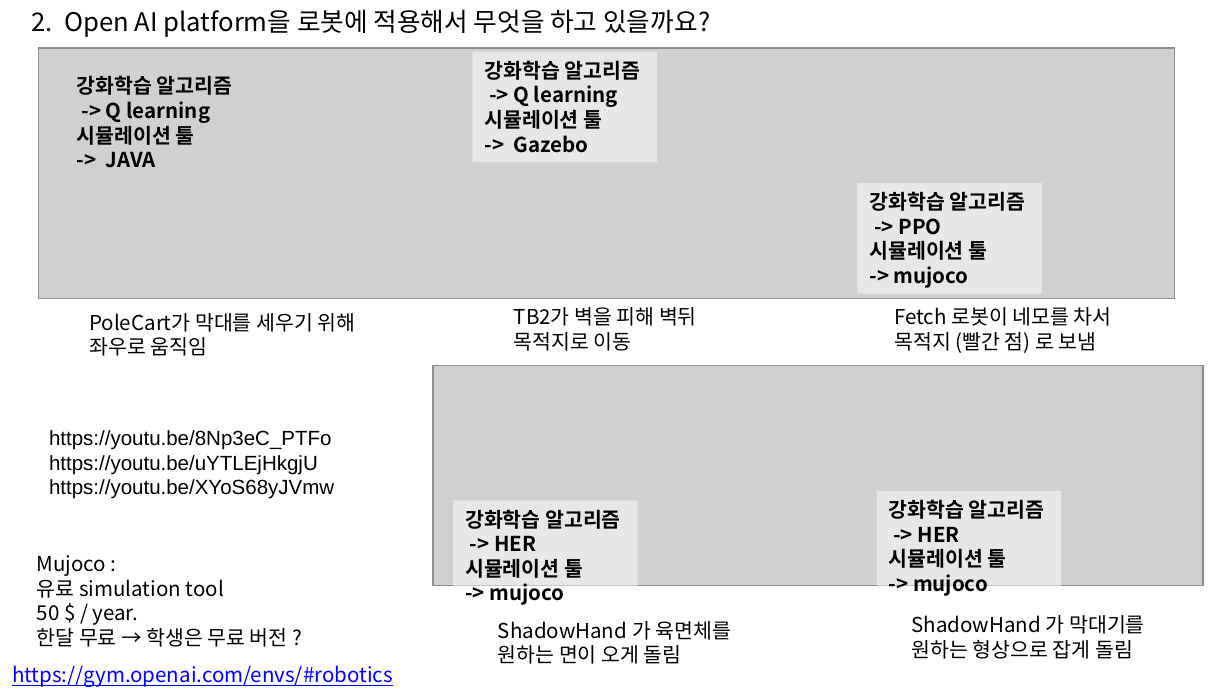
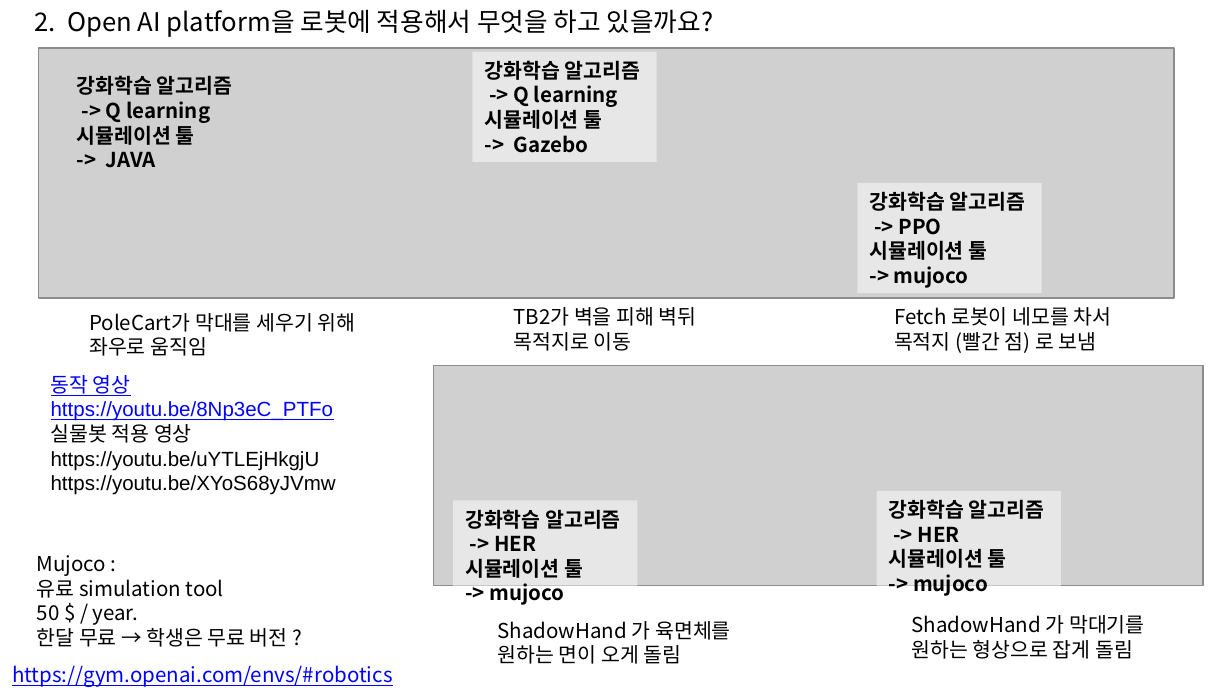
Before and after one commit to jeongam5785/documents, a slide deck: slide 5 of auturbo_2019_spring/auturbo_2019_spring_week5/openai/openai_ros.odp (slide 3 before the commit). Drawn at 1232x693 pixels with LibreOffice and Linux fonts; fonts in the diff are those of the drawing; grey boxes stand for pictures; background and template pictures are left out. Boxes give left, top, right and bottom in pixels: in the first picture for what was removed or moved away, otherwise in the second. Text is boxed around its words. In the diff, an @@ line names an element or a change of style, - is before the commit and + after.

```diff
--- a/auturbo_2019_spring/auturbo_2019_spring_week5/openai/openai_ros.odp
+++ b/auturbo_2019_spring/auturbo_2019_spring_week5/openai/openai_ros.odp
@@ text "2. Open AI platform을 로봇에 ...": place and size @@
-text "2. Open AI platform을 로봇에 ..." at box(31, 9, 710, 37)
+text "2. Open AI platform을 로봇에 ..." at box(35, 9, 714, 37)
@@ text "동작 영상": place and size @@
-text "동작 영상" at box(49, 430, 334, 499)
+text "동작 영상" at box(51, 375, 336, 495)
@@ text at box(51, 375, 131, 396): paragraph added @@
+동작 영상
@@ text at box(51, 401, 333, 421): text colour #000000 to #0000FF, underline on in "https://youtu.be/8Np3eC_PTFo" @@
@@ text at box(51, 424, 192, 443): paragraph added @@
+실물봇 적용 영상
```
Also in this commit, not shown: 15 other slides changed, 10 slides added, 2 slides removed, 1 other file.
